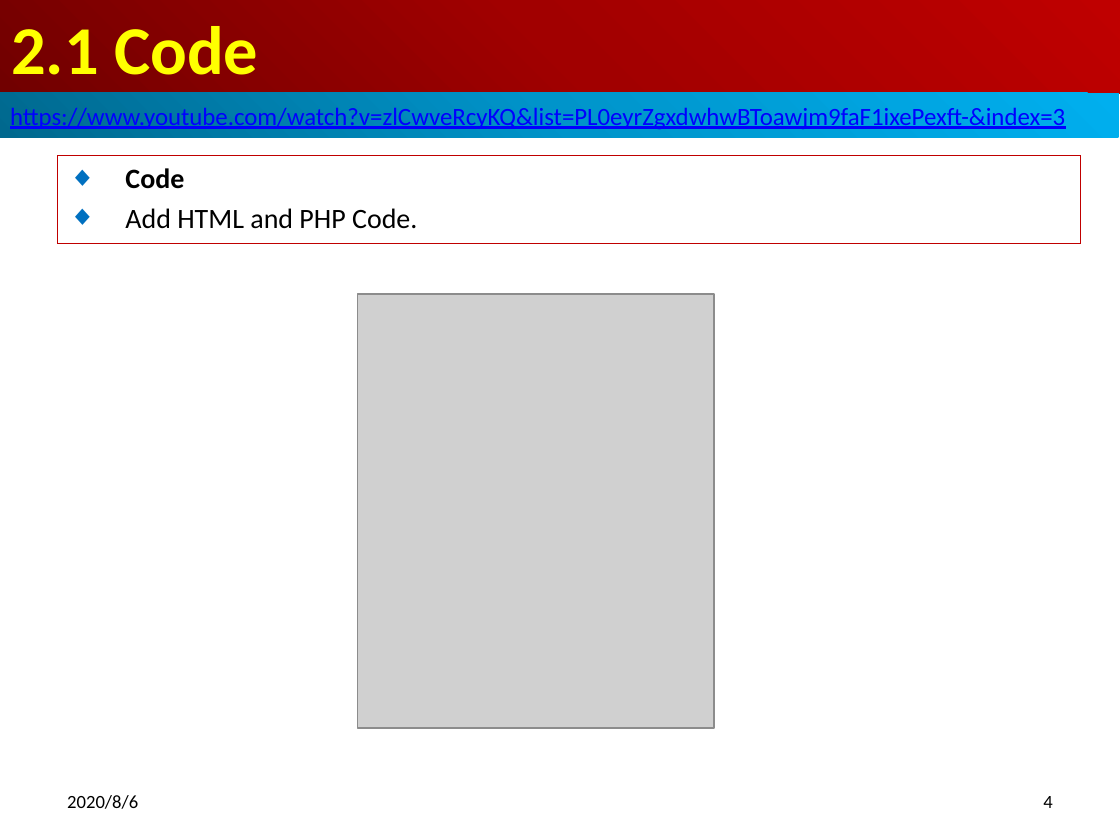
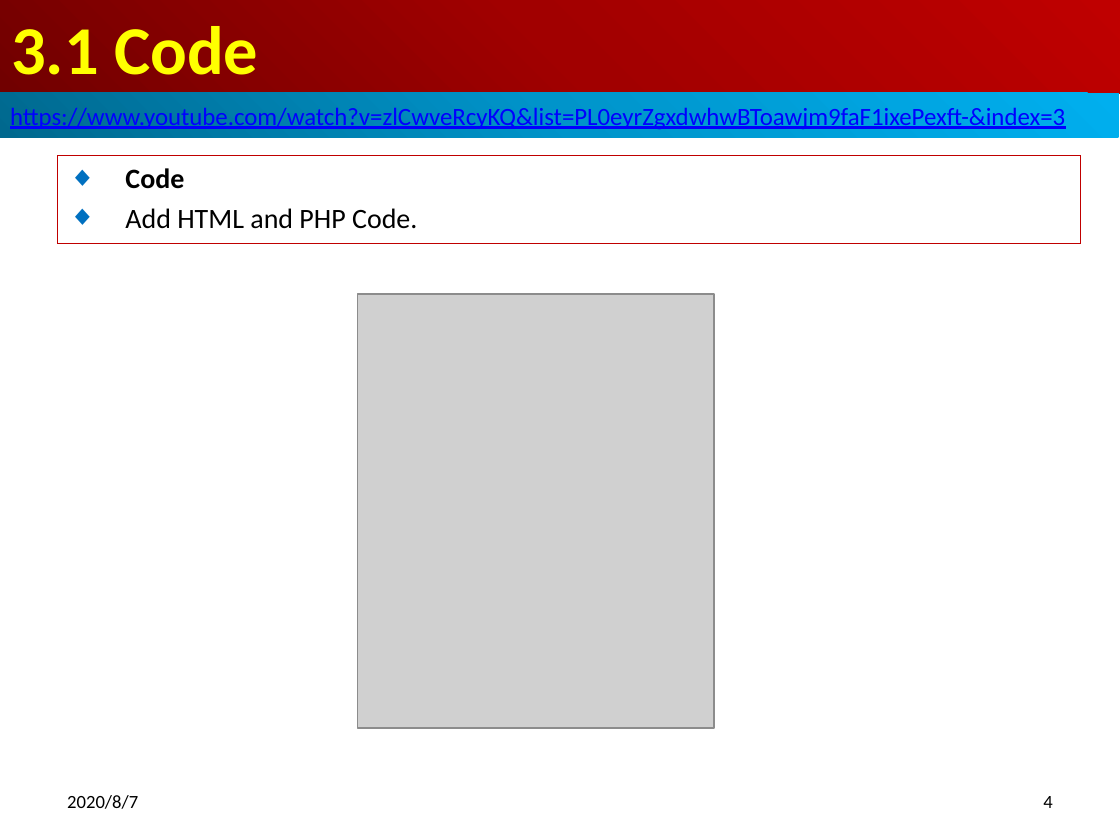
Before and after one commit to peterhchen/900_PHP_Proj, a slide deck: slide 4 of 03_OutputBrowser.pptx. Drawn at 1120x840 pixels with LibreOffice and Linux fonts; fonts in the diff are those of the drawing; grey boxes stand for pictures. Boxes give left, top, right and bottom in pixels: in the first picture for what was removed or moved away, otherwise in the second. Text is boxed around its words. In the diff, an @@ line names an element or a change of style, - is before the commit and + after.

```diff
--- a/03_OutputBrowser.pptx
+++ b/03_OutputBrowser.pptx
@@ title at [11, 26, 258, 75]: text changed @@
-2.1 Code
+3.1 Code
@@ text at [67, 795, 138, 809]: text changed @@
-2020/8/6
+2020/8/7
```
Also in this commit, not shown: 6 other slides changed, 10 other files.
